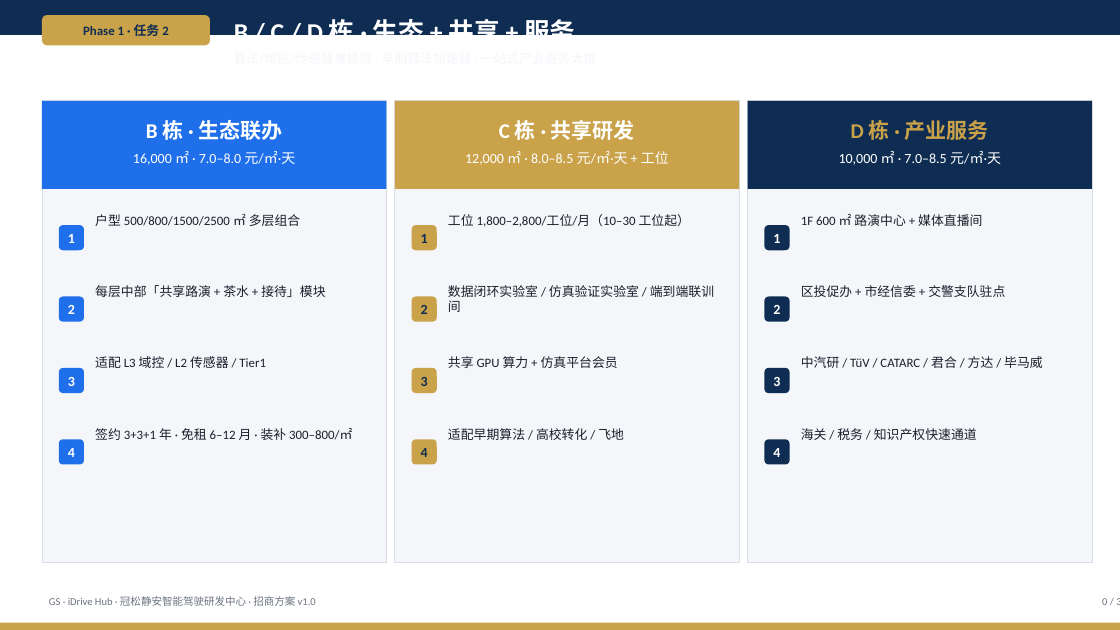
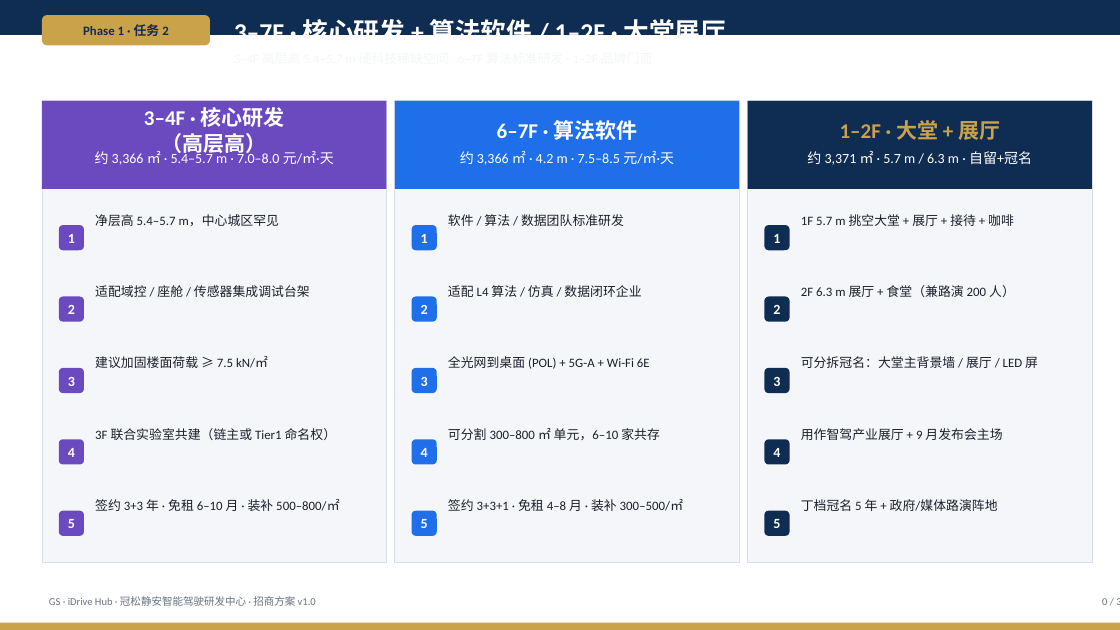
Before and after one commit to hujigang2010-maker/AIDEN, a slide deck: slide 11 of docs/deck/GS-iDrive-Hub-招商方案.pptx. Drawn at 1120x630 pixels with LibreOffice and Linux fonts; fonts in the diff are those of the drawing. Boxes give left, top, right and bottom in pixels: in the first picture for what was removed or moved away, otherwise in the second. Text is boxed around its words. In the diff, an @@ line names an element or a change of style, - is before the commit and + after.

```diff
--- a/docs/deck/GS-iDrive-Hub-招商方案.pptx
+++ b/docs/deck/GS-iDrive-Hub-招商方案.pptx
@@ text at (234,15,727,35): text changed @@
-B / C / D 栋 · 生态 + 共享 + 服务
+3–7F · 核心研发 + 算法软件 / 1–2F · 大堂展厅
@@ fill #1F6FEB to #6B4AC0 in 5 elements at (59,225,84,250), (59,297,84,322), (59,368,84,393), (59,439,84,465), (42,101,386,189) @@
@@ text at (144,107,284,156): text changed @@
-B 栋 · 生态联办
+3–4F · 核心研发
+（高层高）
@@ rectangle at (395,101,739,189): fill #C9A24A to #1F6FEB @@
@@ text at (497,120,637,140): text changed @@
-C 栋 · 共享研发
+6–7F · 算法软件
@@ text at (840,120,1000,140): text changed @@
-D 栋 · 产业服务
+1–2F · 大堂 + 展厅
@@ text at (95,151,334,165): text changed @@
-16,000 ㎡ · 7.0–8.0 元/㎡·天
+约 3,366 ㎡ · 5.4–5.7 m · 7.0–8.0 元/㎡·天
@@ text at (460,151,674,165): text changed @@
-12,000 ㎡ · 8.0–8.5 元/㎡·天 + 工位
+约 3,366 ㎡ · 4.2 m · 7.5–8.5 元/㎡·天
@@ text at (807,151,1032,165): text changed @@
-10,000 ㎡ · 7.0–8.5 元/㎡·天
+约 3,371 ㎡ · 5.7 m / 6.3 m · 自留+冠名
@@ text at (95,214,279,226): text changed @@
-户型 500/800/1500/2500 ㎡ 多层组合
+净层高 5.4–5.7 m，中心城区罕见
@@ text at (448,214,624,226): text changed @@
-工位 1,800–2,800/工位/月（10–30 工位起）
+软件 / 算法 / 数据团队标准研发
@@ text at (801,214,1014,226): text changed @@
-1F 600 ㎡ 路演中心 + 媒体直播间
+1F 5.7 m 挑空大堂 + 展厅 + 接待 + 咖啡
@@ text at (95,285,310,297): text changed @@
-适配 L3 域控 / L2 传感器 / Tier1
+适配域控 / 座舱 / 传感器集成调试台架
@@ text removed at (95,285,325,297) @@
-每层中部「共享路演 + 茶水 + 接待」模块
@@ text at (448,285,641,297): text changed @@
-数据闭环实验室 / 仿真验证实验室 / 端到端联训间
+适配 L4 算法 / 仿真 / 数据闭环企业
@@ text at (801,285,1015,297): text changed @@
-区投促办 + 市经信委 + 交警支队驻点
+2F 6.3 m 展厅 + 食堂（兼路演 200 人）
@@ text added at (95,356,268,368), 11 pt, text #1B1F2A @@
+建议加固楼面荷载 ≥ 7.5 kN/㎡
@@ text at (448,356,650,369): text changed @@
-共享 GPU 算力 + 仿真平台会员
+全光网到桌面 (POL) + 5G-A + Wi-Fi 6E
@@ text at (801,356,1038,368): text changed @@
-中汽研 / TüV / CATARC / 君合 / 方达 / 毕马威
+可分拆冠名：大堂主背景墙 / 展厅 / LED 屏
@@ text added at (95,428,336,440), 11 pt, text #1B1F2A @@
+3F 联合实验室共建（链主或 Tier1 命名权）
@@ text colour #0F2D52 to #FFFFFF; fill #C9A24A to #1F6FEB in 4 elements at (412,225,437,250), (412,297,437,322), (412,368,437,393), (412,439,437,465) @@
@@ text at (448,428,660,440): text changed @@
-适配早期算法 / 高校转化 / 飞地
+可分割 300–800 ㎡ 单元，6–10 家共存
@@ text at (801,428,1002,440): text changed @@
-海关 / 税务 / 知识产权快速通道
+用作智驾产业展厅 + 9 月发布会主场
@@ text at (95,499,339,511): text changed @@
-签约 3+3+1 年 · 免租 6–12 月 · 装补 300–800/㎡
+签约 3+3 年 · 免租 6–10 月 · 装补 500–800/㎡
@@ text added at (448,499,683,511), 11 pt, text #1B1F2A @@
+签约 3+3+1 · 免租 4–8 月 · 装补 300–500/㎡
@@ text added at (801,499,998,511), 11 pt, text #1B1F2A @@
+丁档冠名 5 年 + 政府/媒体路演阵地
@@ rounded rectangle added at (59,511,84,536), fill #6B4AC0, 12 pt, text #FFFFFF, bold @@
+5
@@ rounded rectangle added at (412,511,437,536), fill #1F6FEB, 12 pt, text #FFFFFF, bold @@
+5
@@ rounded rectangle added at (765,511,790,536), fill #0F2D52, 12 pt, text #FFFFFF, bold @@
+5
```
Also in this commit, not shown: 15 other slides changed, 2 slides added, 2 slides removed, 6 other files.
